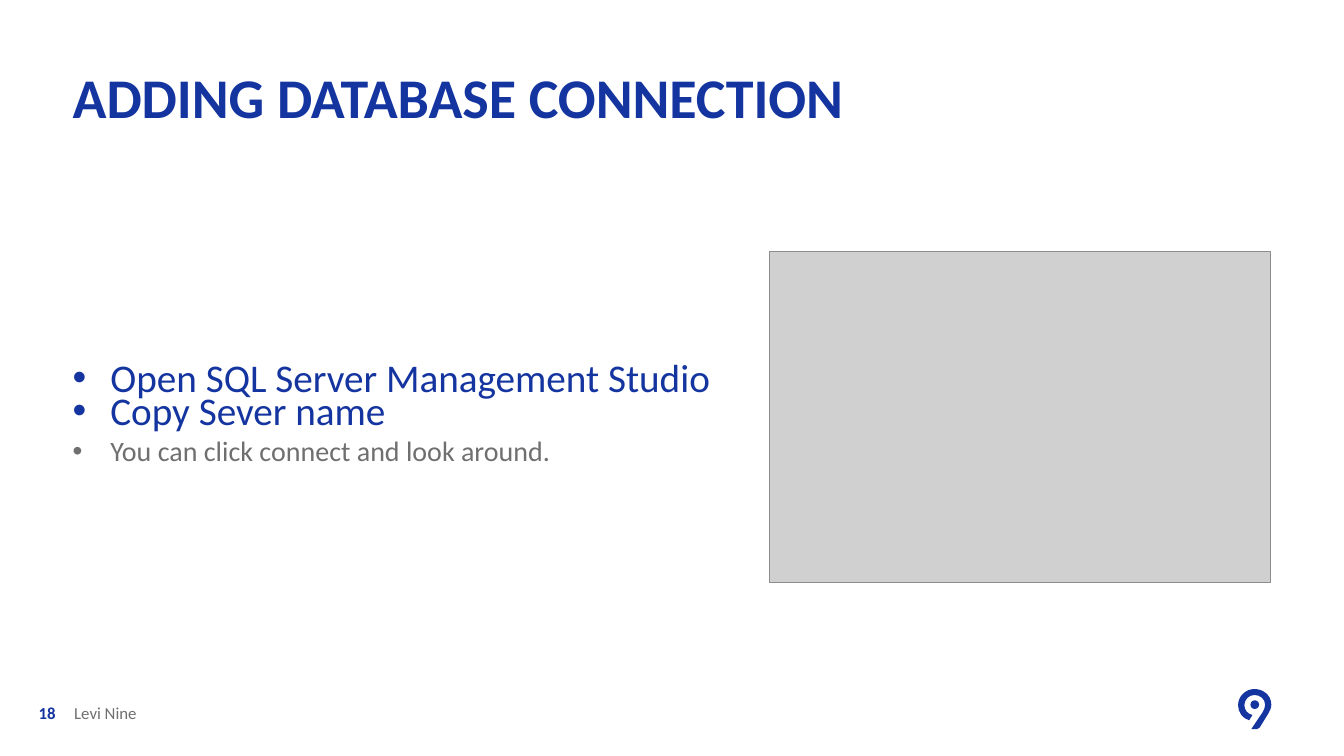
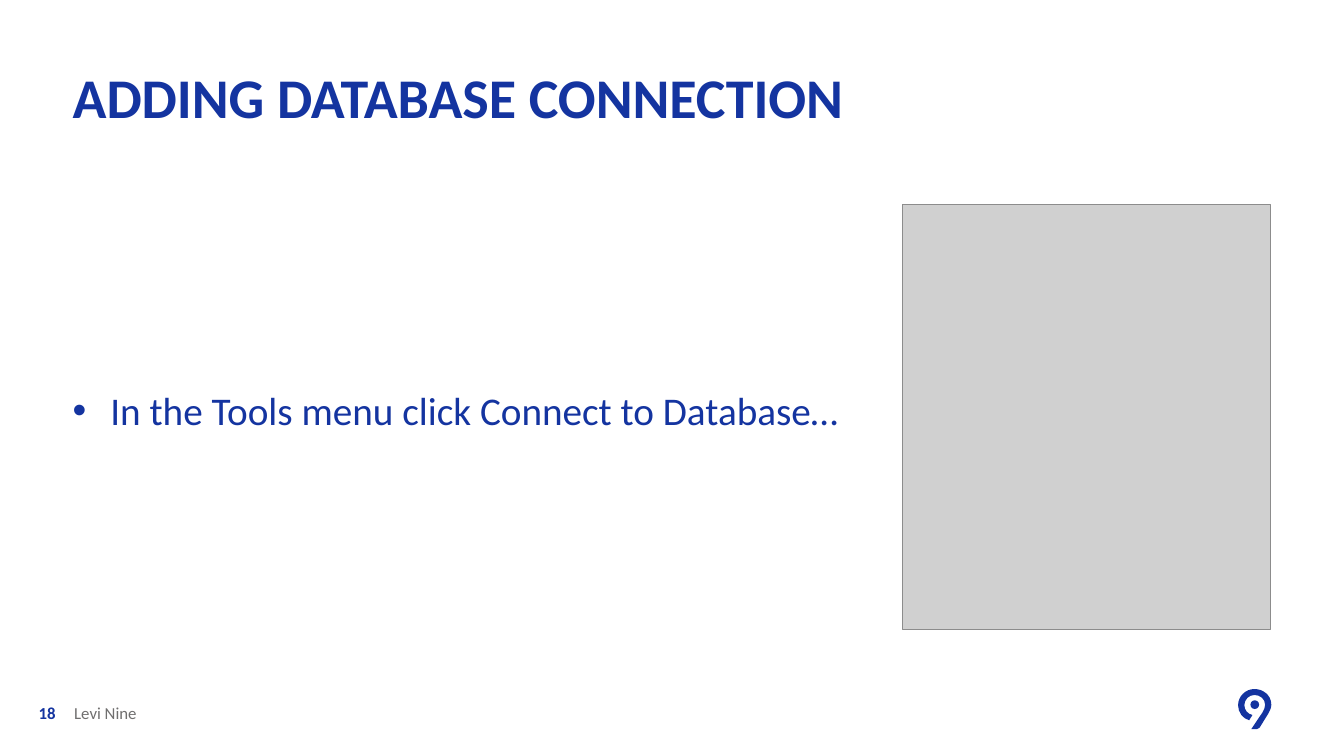
Before and after one commit to ancasturza/PracticaAC2018, a slide deck: slide 18 of PPT/L1/Lesson One Create Web Application.pptx. Drawn at 1344x756 pixels with LibreOffice and Linux fonts; fonts in the diff are those of the drawing; grey boxes stand for pictures; background and template pictures are left out. Boxes give left, top, right and bottom in pixels: in the first picture for what was removed or moved away, otherwise in the second. Text is boxed around its words. In the diff, an @@ line names an element or a change of style, - is before the commit and + after.

```diff
--- a/PPT/L1/Lesson One Create Web Application.pptx
+++ b/PPT/L1/Lesson One Create Web Application.pptx
@@ picture: place and size @@
-picture at bbox=[769, 252, 1270, 583]
+picture at bbox=[902, 205, 1270, 630]
@@ text at bbox=[110, 397, 838, 426]: text changed @@
-• Open SQL Server Management Studio
-• Copy Sever name
-  • You can click connect and look around.
+• In the Tools menu click Connect to Database…
```
Also in this commit, not shown: 12 slides added, 4 other files.
